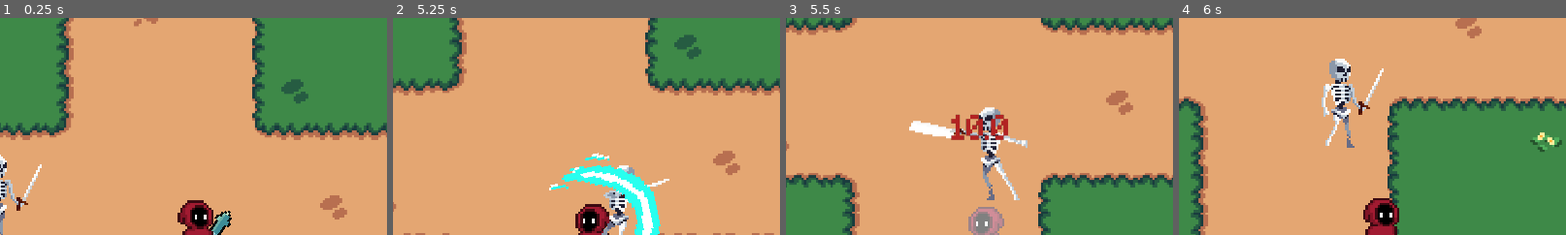
Above: before the commit, frames 1-4 (left to right).
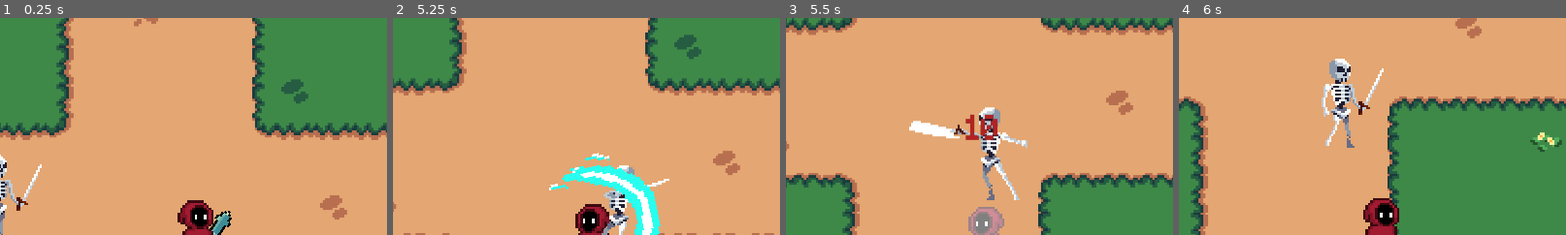
Above: after the commit, the same moments.

Repository: Jerga99/godot-2d-game-course
Game: Godot game, scene res://scenes/play_scene.tscn
The game is run twice, just before and just after one commit, with the same random seed, the same clock (stepped at 60 frames per second) and the same inputs.
Inputs (mouse positions are % of the whole screen's width and height, from its top left):
- Up to frame 1 (0.25 s): no input
- Up to frame 2 (5.25 s): move the mouse to (72, 45) at 0.52 s; hold D (right) 0.53-1.28 s; tap one key every 0.75 s from 0.6 s: 1 (ability_1) 2 (ability_2) 3 (ability_3) 1 (ability_1) 2 (ability_2) 3 (ability_3) 1 (ability_1); move the mouse to (30, 55) at 1.27 s; hold S (down) 1.28-2.03 s; move the mouse to (60, 28) at 2.02 s; hold D (right) 2.03-2.78 s; move the mouse to (45, 70) at 2.77 s; hold W (up) 2.78-3.53 s; move the mouse to (80, 65) at 3.52 s; hold A (left) 3.53-5.03 s; move the mouse to (20, 35) at 4.27 s; move the mouse to (55, 50) at 5.02 s; hold S (down) from 5.03 s (still down)
- Up to frame 3 (5.5 s): keep holding S (down)
- Up to frame 4 (6 s): move the mouse to (35, 25) at 5.77 s; release S (down) at 5.78 s; hold D (right) from 5.78 s (still down); tap 2 (ability_2) at 5.85 s
The pictures show only the part of the screen within x 24-74%, y 2-52%; the shares and areas given below are measured in that part.

Frames 1-2 are identical in both runs. In frame 3, 1.0% of the frame differs, in the area x 42-58%, y 44-57%; in frame 4, nothing differs.

Commit message:
Round the text

Diff:
--- a/scripts/entity/entity.gd
+++ b/scripts/entity/entity.gd
@@ -47,6 +47,6 @@
 	var frame_tex = animated_sprite.sprite_frames.get_frame_texture(anim, 0)
 	var height = frame_tex.get_height()
 	var spawn_position = Vector2(position.x, position.y - (height * 0.5))
-	FloatText.show_damage_text(str(damage), spawn_position, Color.FIREBRICK)
+	FloatText.show_damage_text(str(int(damage)), spawn_position, Color.FIREBRICK)
 
 func _show_damage_taken_effect(): pass
